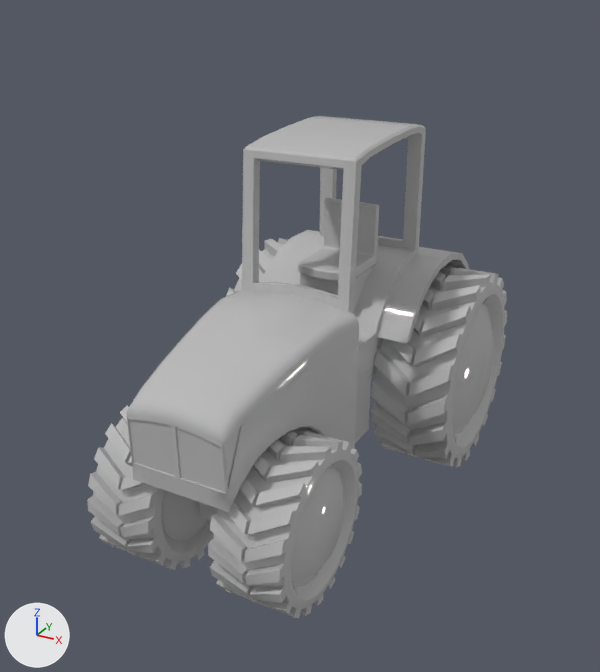
The FBX model Content/Data/RootModelisationFiles/FBX/Tracteur.fbx, before and after one commit.
The view is the same before and after, from a 50 mm lens placed at (3.11, -4.47, 4.4), pointed at (-0.14, 1.44, 1.45). The axes (+X, +Y, +Z) are drawn at lower left. The lights are the same throughout.

Names of what the first picture shows: 'Tracteur'.
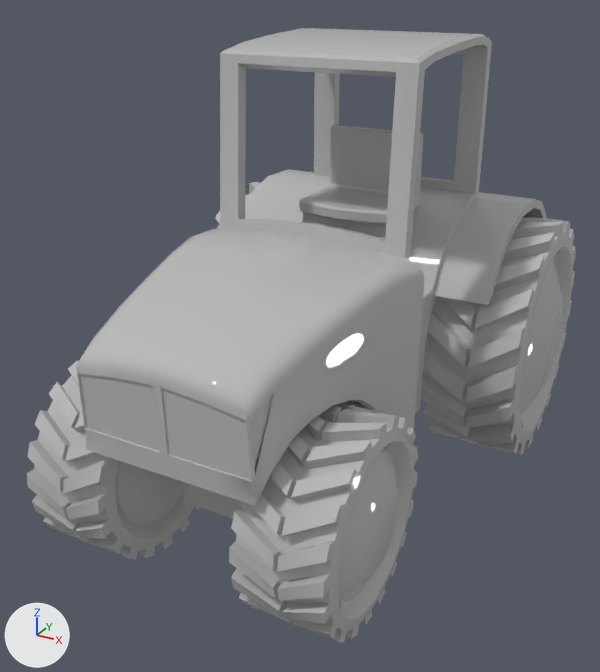
Commit message: [3D] nouvelle modification scale tracteur rounbaleur + rideau01

What differs and where, as boxes [x1, y1, x2, y2] in the pictures (600 x 672 px; the box of a moved part takes in the faces that stretch with it):
'Tracteur', reshaped, rescaled (30% wider, 22% taller)
    before: [87, 116, 507, 618]
    after: [27, 28, 575, 642]
part 1 of me_mesh, moved or reshaped (not visible afterwards)
    before: [372, 338, 383, 377]
part 2 of me_mesh, moved or reshaped
    before: [371, 266, 507, 467]
    after: [421, 215, 575, 455]
part 3 of me_mesh, moved or reshaped
    before: [208, 429, 362, 618]
    after: [229, 403, 418, 642]
part 4 of me_mesh, moved or reshaped
    before: [87, 405, 214, 570]
    after: [27, 361, 199, 560]
part 5 of me_mesh, moved or reshaped
    before: [226, 238, 288, 297]
    after: [215, 182, 260, 228]
part 6 of me_mesh, moved or reshaped
    before: [126, 116, 469, 520]
    after: [76, 28, 546, 519]
part 7 of me_mesh, moved or reshaped
    before: [298, 198, 379, 314]
    after: [299, 125, 423, 239]

The change, as a list of edits to the scene's bpy script:
```text
Change me_mesh:
    where me_mesh.from_pydata(...)  # 3700 vertices, 7366 faces; spans x -25.0..138.0, y 0.0..126.0, z -48.0..47.0
    used by ob_tracteur; location = (0.0, 0.0, 0.0); rotation_euler = (1.571, 0.0, 1.571), in degrees (90, 0, 90); scale = (0.0254, 0.0254, 0.0254)
    me_mesh part 1: the loose piece of 48 vertices spanning x 62.0..104.0, y 34.0..76.0, z -23.0..19.0 is scaled about its middle by (1, 1, 1.41)
    me_mesh part 2: the loose piece of 720 vertices spanning x 64.0..138.0, y 0.0..74.0, z 17.0..47.0 is moved by (0.0, 0.0, 7.0)
    me_mesh part 3: the loose piece of 720 vertices spanning x -25.0..27.0, y 0.0..52.0, z 9.0..34.0 is moved by (0.0, 0.0, 7.0)
    me_mesh part 4: the loose piece of 720 vertices spanning x -25.0..27.0, y 0.0..52.0, z -35.0..-9.0 is moved by (0.0, 0.0, -9.0)
    me_mesh part 5: the loose piece of 720 vertices spanning x 64.0..138.0, y 0.0..74.0, z -48.0..-17.0 is moved by (0.0, 0.0, -9.0)
    me_mesh part 6: the loose piece of 554 vertices spanning x -24.0..134.0, y 18.0..126.0, z -31.0..31.0 is scaled about its middle by (1, 1, 1.41)
    me_mesh part 7: the loose piece of 134 vertices spanning x 61.0..85.0, y 60.0..99.0, z -10.0..10.0 is scaled about its middle by (1, 1, 1.41)
Change ob_tracteur:
    ob_tracteur.scale: (0.0254, 0.0254, 0.0254) -> (0.0311, 0.0311, 0.0311)
```
